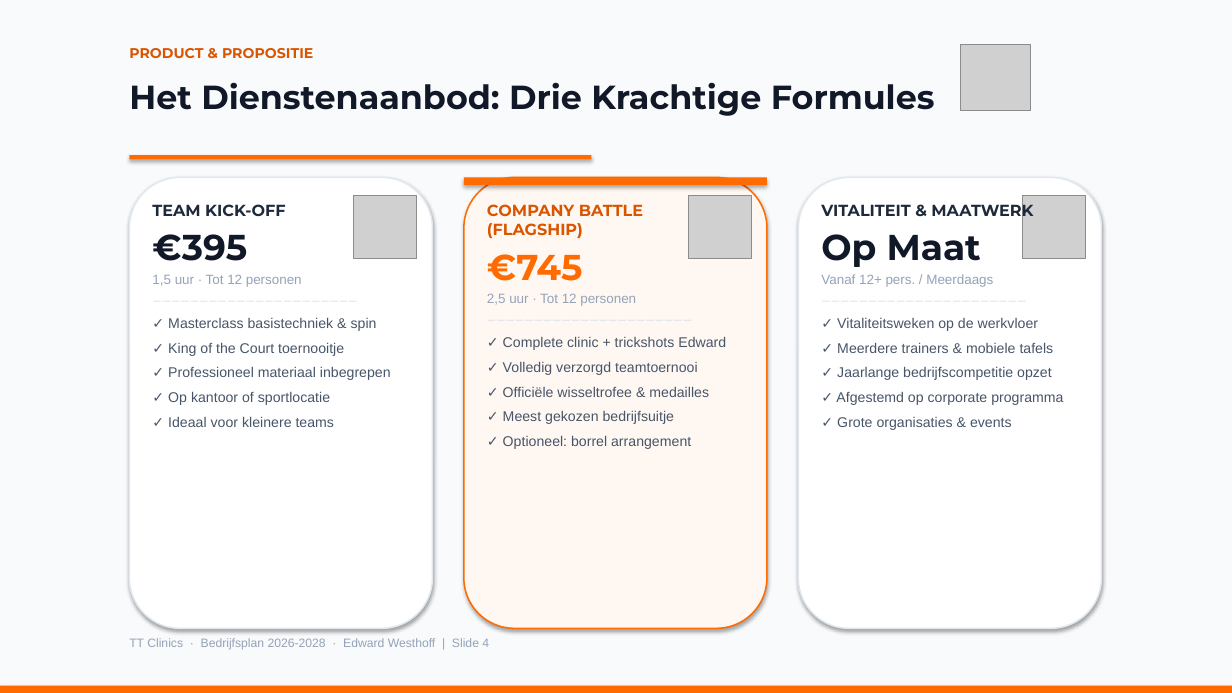
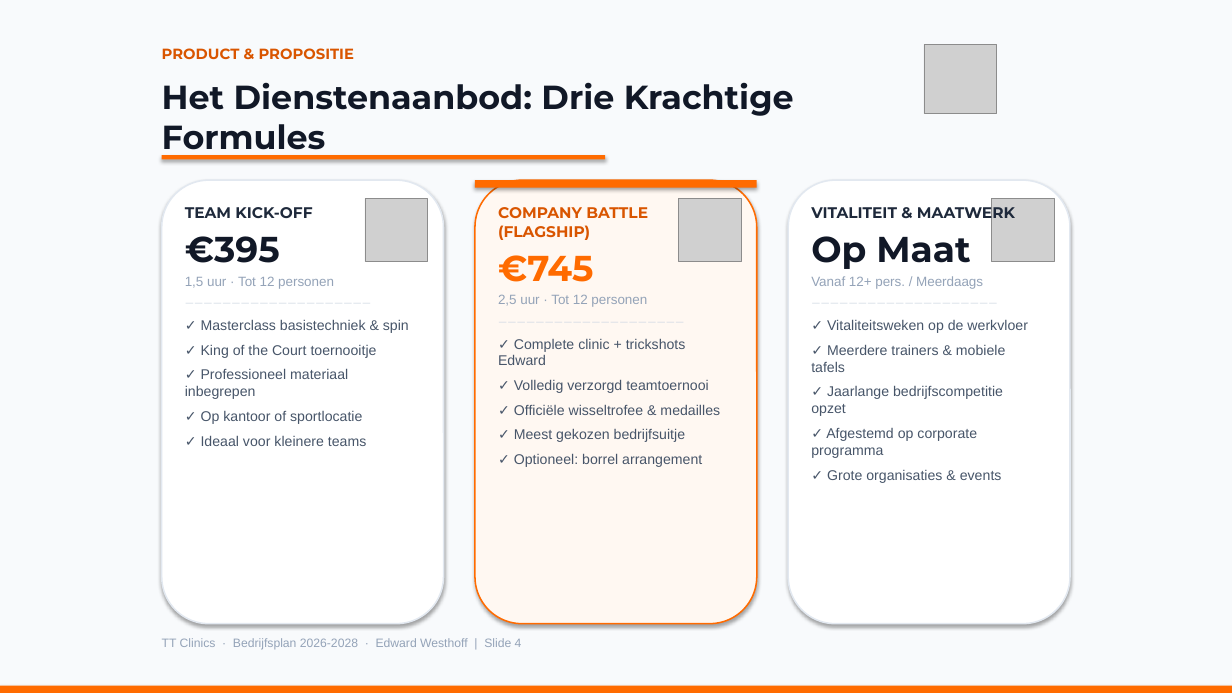
Before and after one commit to radder1972/TTClinics, a slide deck: slide 4 of TT_Clinics_Bedrijfsplan.pptx. Drawn at 1232x693 pixels with LibreOffice and Linux fonts; fonts in the diff are those of the drawing; grey boxes stand for pictures. Boxes give left, top, right and bottom in pixels: in the first picture for what was removed or moved away, otherwise in the second. Text is boxed around its words. In the diff, an @@ line names an element or a change of style, - is before the commit and + after.

Commit message:
Align icons with website SVG style, enlarge Edward photo and typography, and increase slide inner margins

```diff
--- a/TT_Clinics_Bedrijfsplan.pptx
+++ b/TT_Clinics_Bedrijfsplan.pptx
@@ text "PRODUCT & PROPOSITIE": place and size @@
-text "PRODUCT & PROPOSITIE" at (129, 48, 313, 58)
+text "PRODUCT & PROPOSITIE" at (162, 48, 354, 60)
@@ text "PRODUCT & PROPOSITIE" at (162, 48, 354, 60): size 11 to 11.5 pt @@
@@ picture: place and size @@
-picture at (961, 44, 1031, 111)
+picture at (924, 44, 997, 114)
@@ text "Het Dienstenaanbod: Drie Krachtige Formules" rewrapped from (129, 82, 935, 116) to (162, 82, 794, 157) @@
@@ rectangle: place and size @@
-rectangle at (129, 155, 592, 159)
+rectangle at (162, 155, 605, 159)
@@ rounded rectangle: place and size @@
-rounded rectangle at (129, 177, 433, 628)
+rounded rectangle at (162, 180, 444, 624)
@@ text at (185, 207, 409, 446): text changed @@
-——————————————————————
+————————————————————
@@ text at (185, 207, 312, 218): size 12.5 to 12 pt in "TEAM KICK-OFF" @@
@@ text "TEAM KICK-OFF": place and size @@
-text "TEAM KICK-OFF" at (152, 204, 391, 427)
+text "TEAM KICK-OFF" at (185, 207, 409, 446)
@@ picture: place and size @@
-picture at (354, 196, 417, 259)
+picture at (365, 199, 428, 262)
@@ rounded rectangle: place and size @@
-rounded rectangle at (464, 177, 767, 628)
+rounded rectangle at (475, 180, 757, 624)
@@ rectangle: place and size @@
-rectangle at (464, 177, 767, 185)
+rectangle at (475, 180, 757, 188)
@@ text at (498, 207, 720, 467): text changed @@
-——————————————————————
+————————————————————
@@ text at (498, 207, 648, 240): size 12.5 to 12 pt in "COMPANY BATTLE (FLAGSHIP)" @@
@@ text "COMPANY BATTLE (FLAGSHIP)": place and size @@
-text "COMPANY BATTLE (FLAGSHIP)" at (487, 204, 726, 449)
+text "COMPANY BATTLE (FLAGSHIP)" at (498, 207, 720, 467)
@@ picture: place and size @@
-picture at (689, 196, 751, 259)
+picture at (678, 199, 741, 262)
@@ rounded rectangle: place and size @@
-rounded rectangle at (799, 177, 1102, 628)
+rounded rectangle at (788, 180, 1070, 624)
@@ text at (811, 204, 1028, 483): text changed @@
-——————————————————————
+————————————————————
@@ text at (811, 204, 1015, 223): size 12.5 to 12 pt in "VITALITEIT & MAATWERK" @@
@@ text "VITALITEIT & MAATWERK": place and size @@
-text "VITALITEIT & MAATWERK" at (821, 201, 1063, 430)
+text "VITALITEIT & MAATWERK" at (811, 204, 1028, 483)
@@ picture: place and size @@
-picture at (1023, 196, 1086, 259)
+picture at (992, 199, 1055, 262)
@@ text "TT Clinics · Bedrijfsplan 2026-2028 ...": place and size @@
-text "TT Clinics · Bedrijfsplan 2026-2028 ..." at (129, 638, 489, 650)
+text "TT Clinics · Bedrijfsplan 2026-2028 ..." at (162, 638, 522, 650)
```
Also in this commit, not shown: 10 other slides changed, 8 other files.
